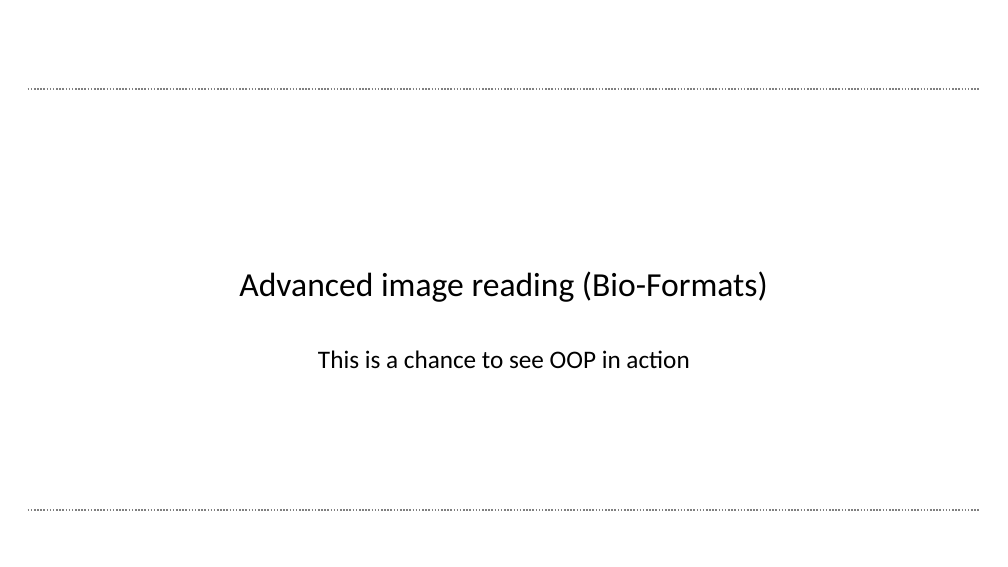
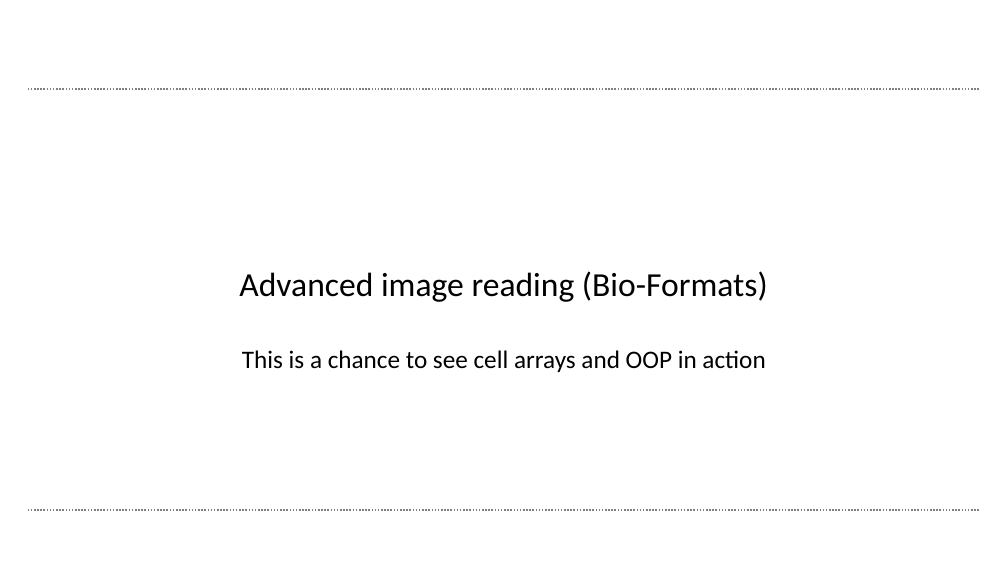
Before and after one commit to wbif-bristol/MATLAB-course, a slide deck: slide 74 of Session 3 - Advanced data structures/MATLAB Session 3.pptx. Drawn at 1008x567 pixels with LibreOffice and Linux fonts; fonts in the diff are those of the drawing; background and template pictures are left out. Boxes give left, top, right and bottom in pixels: in the first picture for what was removed or moved away, otherwise in the second. Text is boxed around its words. In the diff, an @@ line names an element or a change of style, - is before the commit and + after.

```diff
--- a/Session 3 - Advanced data structures/MATLAB Session 3.pptx
+++ b/Session 3 - Advanced data structures/MATLAB Session 3.pptx
@@ text at (242,350,765,372): text changed @@
-This is a chance to see OOP in action
+This is a chance to see cell arrays and OOP in action
```
Also in this commit, not shown: 10 other slides changed, 1 slide added, 1 slide removed, 9 other files.
